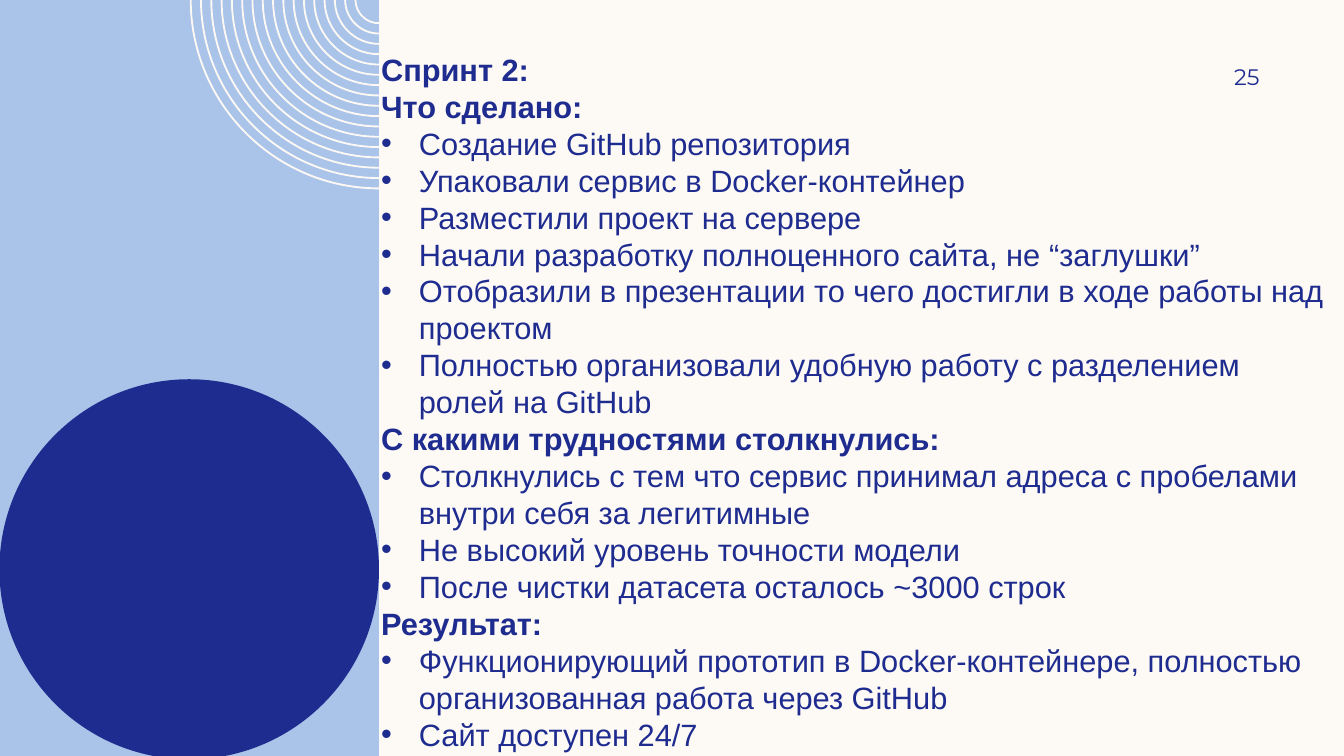
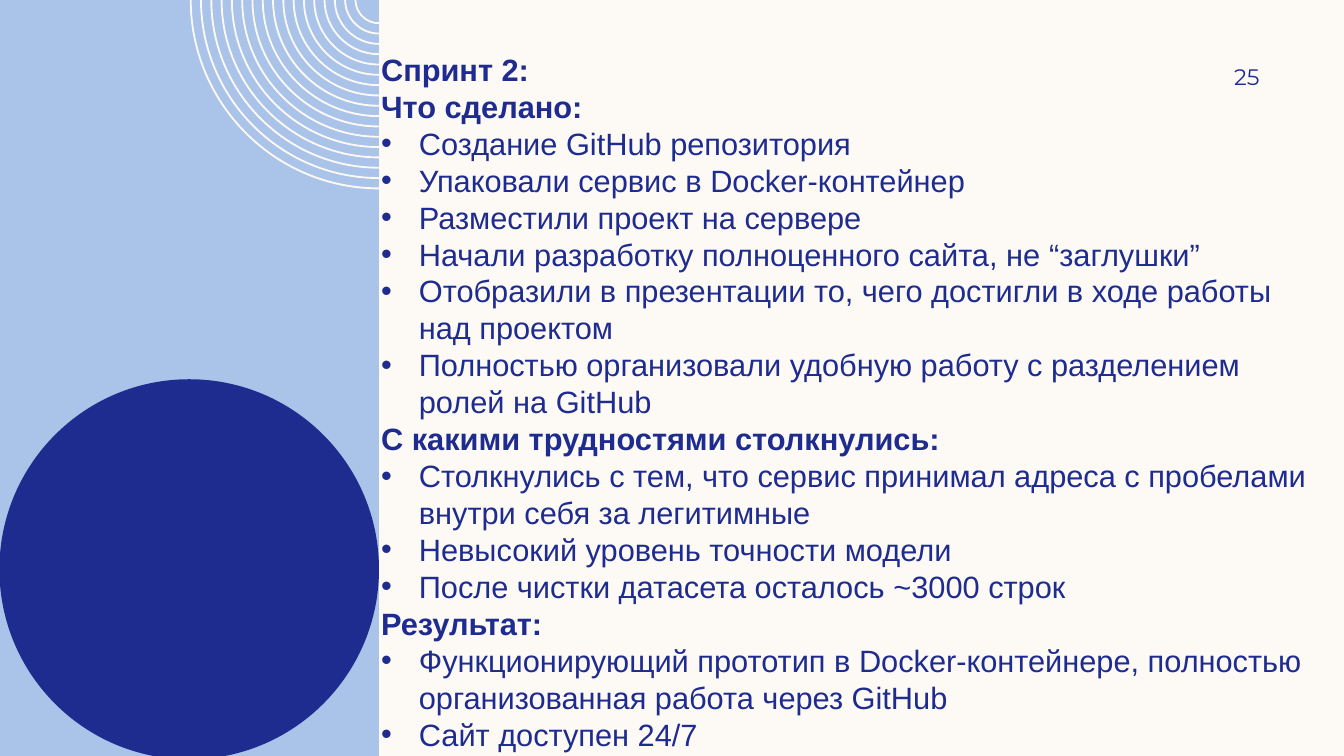
Before and after one commit to andreyilych/cs2valvesoftware, a slide deck: slide 25 of анализатор подозрительности доменных имен (DNS).pptx. Drawn at 1344x756 pixels with LibreOffice and Linux fonts; fonts in the diff are those of the drawing; background and template pictures are left out. Boxes give left, top, right and bottom in pixels: in the first picture for what was removed or moved away, otherwise in the second. Text is boxed around its words. In the diff, an @@ line names an element or a change of style, - is before the commit and + after.

```diff
--- a/анализатор подозрительности доменных имен (DNS).pptx
+++ b/анализатор подозрительности доменных имен (DNS).pptx
@@ text at [419, 279, 1271, 345]: text changed @@
-• Отобразили в презентации то чего достигли в ходе работы над проектом
+• Отобразили в презентации то, чего достигли в ходе работы над проектом
@@ text at [419, 464, 1305, 567]: text changed @@
-• Столкнулись с тем что сервис принимал адреса с пробелами внутри себя за легитимные
-• Не высокий уровень точности модели
+• Столкнулись с тем, что сервис принимал адреса с пробелами внутри себя за легитимные
+• Невысокий уровень точности модели
```
Also in this commit, not shown: 5 other slides changed.
